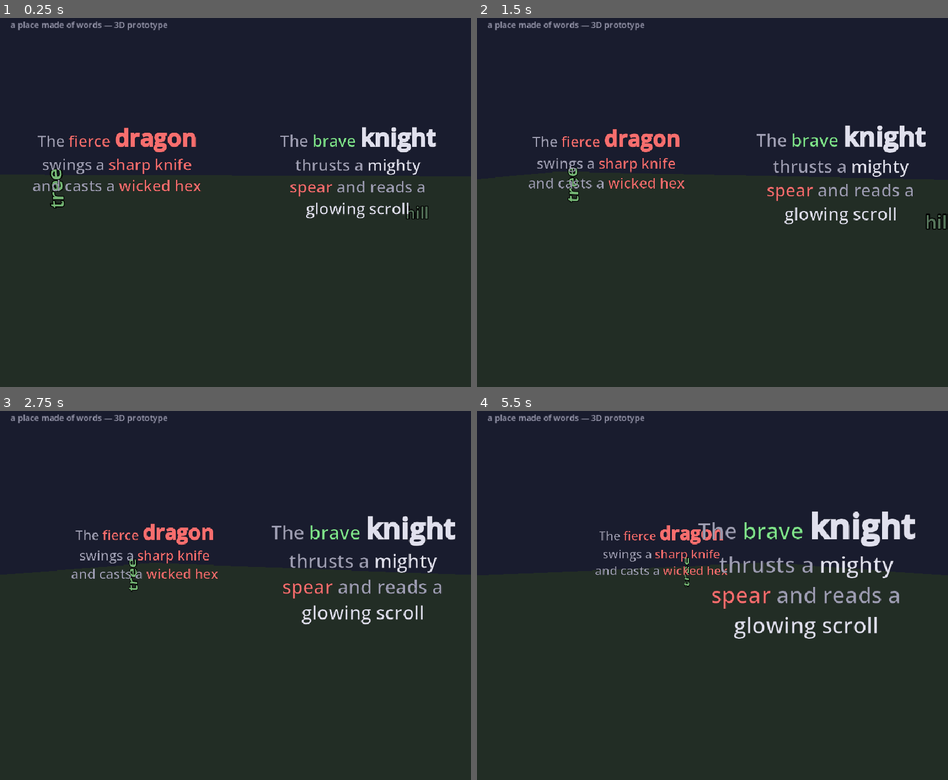
Above: before the commit, frames 1-4 (two rows, left to right).
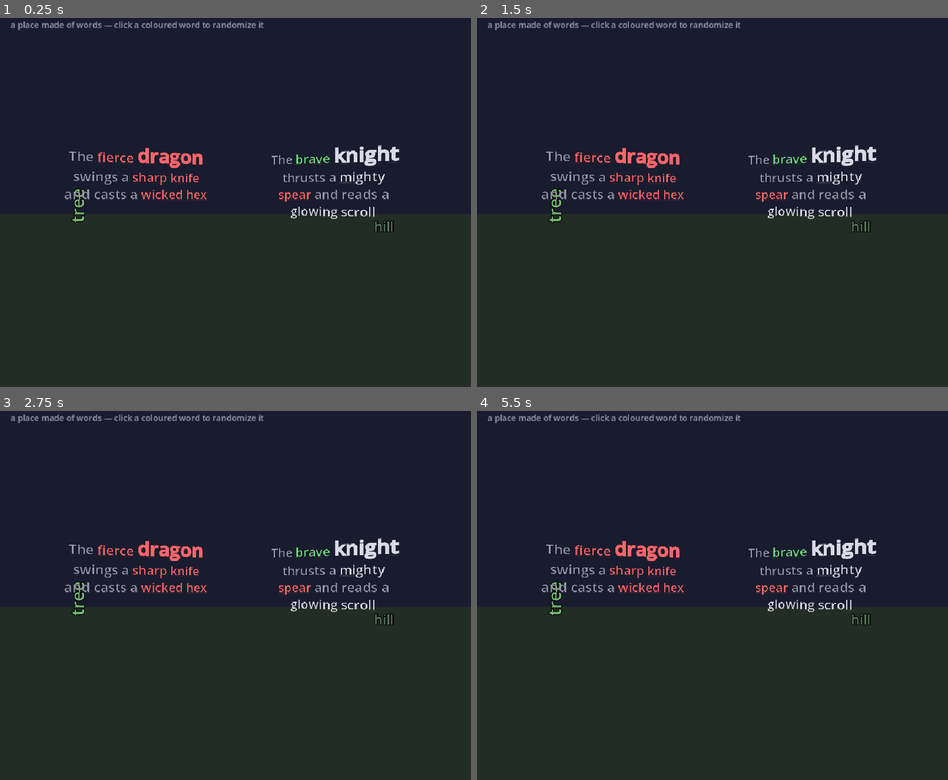
Above: after the commit, the same moments.

Repository: mattloper/wordbane
Game: Godot game, scene res://world.tscn
Two runs of this game, one before a commit and one after it. Both use one fixed random seed, a clock stepped at 60 frames per second and the inputs below. This scene is started directly instead of the project's main scene.
Inputs (mouse positions are in pixels of both pictures, inside the frame that each line leads up to):
- Up to frame 1 (0.25 s): no input
- Up to frame 2 (1.5 s): tap A at 0.5, 1.25 s; move the mouse to (816, 180) at 0.52 s; click (816, 180) at 0.67 s; drag from (618, 217) to (688, 272) at 1.27 s
- Up to frame 3 (2.75 s): tap A at 2 s; move the mouse to (282, 510) at 2.02 s; click (282, 510) at 2.17 s
- Up to frame 4 (5.5 s): tap A at 2.75, 3.5, 4.25 s; drag from (688, 665) to (571, 536) at 2.77 s; move the mouse to (853, 647) at 3.52 s; click (853, 647) at 3.67 s; drag from (571, 536) to (641, 495) at 4.27 s; move the mouse to (736, 591) at 5.02 s; click (736, 591) at 5.17 s

The runs differ from the first frame. In frame 1, 5.6% of the frame differs, in the area x 7-93%, y 0-59%; in frame 2, 5.5%; in frame 3, 5.6%; in frame 4, 6.1%, in the area x 13-94%, y 0-62%.

Commit message:
Extract shared WordStyle (DRY: dedupe sentiment colors across main.gd/world.gd); prototype clickable words in 3D world via [url] tags + Area3D raycast -> SubViewport input -> reroll

Diff:
--- a/game/main.gd
+++ b/game/main.gd
@@ -18,11 +18,6 @@
 const ST_BUSY := "busy"       # enemy acting / animating
 const ST_OVER := "over"       # battle finished
 
-const COLOR_POSITIVE := Color(0.40, 0.85, 0.45)
-const COLOR_NEGATIVE := Color(0.96, 0.36, 0.36)
-const COLOR_NEUTRAL := Color(0.80, 0.80, 0.85)
-const COLOR_FIXED := Color(0.55, 0.55, 0.62)
-
 var _rng := RandomNumberGenerator.new()
 var _pools: Dictionary = {}
 var _characters: Array = []
@@ -217,10 +212,10 @@
 
 func _banner_color() -> Color:
 	match _state:
-		ST_CHOOSE: return COLOR_POSITIVE
+		ST_CHOOSE: return WordStyle.POSITIVE
 		ST_TARGET: return Color(1.0, 0.85, 0.3)
-		ST_BUSY: return COLOR_NEGATIVE
-		_: return COLOR_NEUTRAL
+		ST_BUSY: return WordStyle.NEGATIVE
+		_: return WordStyle.NEUTRAL
 
 
 ## Render a character as a small sideways tree: the owner is the body (top),
@@ -269,13 +264,13 @@
 
 func _connector(glyph: String) -> Label:
 	var l := _label(glyph, 20)
-	l.add_theme_color_override("font_color", COLOR_FIXED)
+	l.add_theme_color_override("font_color", WordStyle.FIXED)
 	return l
 
 
 ## One word as a Button (when interactive) or Label, colored by sentiment.
 func _token_control(token: Dictionary, idx: int, tokens: Array, mode: String, font_size: int) -> Control:
-	var color := _sentiment_color(token)
+	var color := WordStyle.color_for(token)
 	var kind: String = token.get("kind", "")
 	var cb := Callable()
 	if mode == "items" and kind == GameLogic.KIND_ITEM:
@@ -299,20 +294,6 @@
 	lbl.add_theme_font_size_override("font_size", font_size)
 	lbl.add_theme_color_override("font_color", color)
 	return lbl
-
-
-func _sentiment_color(token: Dictionary) -> Color:
-	match token.get("kind", ""):
-		GameLogic.KIND_FIXED:
-			return COLOR_FIXED
-		_:
-			match token.get("sentiment", ""):
-				GameLogic.POSITIVE:
-					return COLOR_POSITIVE
-				GameLogic.NEGATIVE:
-					return COLOR_NEGATIVE
-				_:
-					return COLOR_NEUTRAL
 
 
 func _on_player_item_pressed(item_index: int) -> void:
--- /dev/null
+++ b/game/word_style.gd
@@ -0,0 +1,20 @@
+## Shared word styling, so every view colours words the same way.
+##
+## Both the 2D combat scene (main.gd) and the 3D world (world.gd) map a token's
+## sentiment to a colour identically; this is the single source of truth for that.
+class_name WordStyle
+extends RefCounted
+
+const POSITIVE := Color(0.45, 0.88, 0.50)
+const NEGATIVE := Color(0.97, 0.40, 0.42)
+const NEUTRAL := Color(0.85, 0.85, 0.90)
+const FIXED := Color(0.60, 0.60, 0.68)
+
+
+static func color_for(token: Dictionary) -> Color:
+	if token.get("kind", "") == GameLogic.KIND_FIXED:
+		return FIXED
+	match token.get("sentiment", ""):
+		GameLogic.POSITIVE: return POSITIVE
+		GameLogic.NEGATIVE: return NEGATIVE
+		_: return NEUTRAL
--- a/game/world.gd
+++ b/game/world.gd
@@ -1,43 +1,46 @@
-## World prototype (NOT the game yet) — 3D.
+## World prototype (NOT the game yet) — 3D, with clickable words.
 ##
-## A step toward "a place made of words". Each character is its *sentence*,
-## rendered by the normal 2D rich-text engine (so wrapping, spacing, per-word
-## colour and a bold owner all come for free) into an off-screen SubViewport,
-## then shown on a single Sprite3D billboard that always faces the camera. This
-## is much easier to tune than hand-placing each word in 3D: change the font size
-## or wrap width and the layout just works.
+## Each character is its *sentence*, rendered by the 2D rich-text engine into an
+## off-screen SubViewport and shown on a single quad in 3D (so layout/wrapping/
+## colour are free). Editable words are wrapped in [url] meta tags, and the quad
+## has an Area3D collider: a 3D click is mapped to the viewport's pixel and pushed
+## in as a synthetic mouse click, so RichTextLabel emits `meta_clicked`. Clicking
+## a word randomizes it (via GameLogic.reroll_token) to prove the loop end to end.
 ##
-## Scenery (a "tree", a "hill") are word-objects too. A slow camera orbit gives
-## depth / parallax. Purely visual — no combat yet.
+## Prototype simplification: the camera is static and each card is oriented once
+## to face it (no billboard), so the collider exactly matches what's drawn. Re-
+## enabling the orbiting camera will need the collider to track the billboard.
 ##
-## View it with:  godot --path game world.tscn
+## View it with:  godot --path game world.tscn  (then click the coloured words)
 extends Node3D
-
-const COLOR_POSITIVE := Color(0.50, 0.90, 0.55)
-const COLOR_NEGATIVE := Color(0.97, 0.43, 0.43)
-const COLOR_NEUTRAL := Color(0.88, 0.88, 0.93)
-const COLOR_FIXED := Color(0.62, 0.62, 0.70)
 
 const CARD_SIZE := Vector2i(440, 360)  # off-screen render resolution per character
 const CARD_FONT := 40
 const OWNER_FONT := 60
 const PIXEL_SIZE := 0.011             # world units per texture pixel (overall scale)
 
+var _rng := RandomNumberGenerator.new()
+var _pools: Dictionary = {}
 var _cam: Camera3D
-var _angle := 0.0
+var _hint: Label
 
 
 func _ready() -> void:
+	_rng.randomize()
+	get_viewport().physics_object_picking = true  # needed for Area3D mouse picking
+
 	_build_environment()
 	_cam = Camera3D.new()
 	_cam.fov = 58
+	_cam.position = Vector3(0, 1.9, 12)
 	add_child(_cam)
 	_cam.current = true
-	_place_camera()
+	_cam.look_at(Vector3(0, 1.9, 0), Vector3.UP)
 	_build_ground()
 	_add_scenery()
 
 	var bank := GameLogic.load_bank("res://data/word_bank.json")
+	_pools = bank.get("pools", {})
 	var chars: Array = bank.get("characters", [])
 	var enemy := _find(chars, "Dragon")
 	var player := _find(chars, "Knight")
@@ -46,42 +49,33 @@
 	if not player.is_empty():
 		_add_character(player.tokens, Vector3(3.4, 1.9, 0.0))
 
-	_add_caption("a place made of words — 3D prototype")
-
-
-func _process(delta: float) -> void:
-	_angle += delta * 0.18  # gentle orbit for depth / parallax
-	_place_camera()
-
-
-func _place_camera() -> void:
-	var r := 9.5
-	_cam.position = Vector3(sin(_angle) * r, 3.1, cos(_angle) * r)
-	_cam.look_at(Vector3(0, 1.7, 0), Vector3.UP)
-
-
-# --- characters: a sentence on a billboard -----------------------------------
-
-## Build the BBCode for a character's sentence: each word coloured by sentiment,
-## the owner bold and larger, all in natural reading order.
+	_add_overlay()
+
+
+# --- characters: a clickable sentence on a quad ------------------------------
+
+## BBCode for a sentence: each word coloured by sentiment, owner bold/large, and
+## every editable word wrapped in a [url=<token index>] so it can be clicked.
 func _sentence_bbcode(tokens: Array) -> String:
 	var parts: Array = []
-	for t in tokens:
-		var token: Dictionary = t
-		var hex := _sentiment_color(token).to_html(false)
+	for i in range(tokens.size()):
+		var token: Dictionary = tokens[i]
+		var kind: String = token.get("kind", "")
+		var hex := WordStyle.color_for(token).to_html(false)
 		var word: String = token.get("text", "")
-		var is_owner: bool = token.get("kind", "") == GameLogic.KIND_CREATURE \
-			and bool(token.get("is_owner", false))
-		if is_owner:
-			parts.append("[font_size=%d][b][color=#%s]%s[/color][/b][/font_size]"
-				% [OWNER_FONT, hex, word])
+		var styled: String
+		if kind == GameLogic.KIND_CREATURE and bool(token.get("is_owner", false)):
+			styled = "[font_size=%d][b][color=#%s]%s[/color][/b][/font_size]" % [OWNER_FONT, hex, word]
 		else:
-			parts.append("[color=#%s]%s[/color]" % [hex, word])
+			styled = "[color=#%s]%s[/color]" % [hex, word]
+		if kind in GameLogic.EDITABLE_KINDS:
+			styled = "[url=%d]%s[/url]" % [i, styled]
+		parts.append(styled)
 	return "[center]" + " ".join(parts) + "[/center]"
 
 
 func _add_character(tokens: Array, pos: Vector3) -> void:
-	# Off-screen viewport that renders the sentence as 2D rich text.
+	# Off-screen viewport renders the sentence as 2D rich text.
 	var sv := SubViewport.new()
 	sv.size = CARD_SIZE
 	sv.transparent_bg = true
@@ -94,16 +88,60 @@
 	rtl.size = CARD_SIZE
 	rtl.add_theme_font_size_override("normal_font_size", CARD_FONT)
 	rtl.text = _sentence_bbcode(tokens)
+	rtl.meta_clicked.connect(_on_word_clicked.bind(rtl, tokens))
 	sv.add_child(rtl)
 
-	# A single billboard that always faces the camera, textured by the viewport.
+	# A quad facing the (static) camera, textured by the viewport, plus a matching
+	# collider so we can pick words by raycast.
+	var root := Node3D.new()
+	root.position = pos
+	add_child(root)
+	root.look_at(2.0 * pos - _cam.global_position, Vector3.UP)  # +Z toward camera
+
 	var card := Sprite3D.new()
-	card.billboard = BaseMaterial3D.BILLBOARD_ENABLED
 	card.shaded = false
 	card.texture = sv.get_texture()
 	card.pixel_size = PIXEL_SIZE
-	card.position = pos
-	add_child(card)
+	root.add_child(card)
+
+	var w := CARD_SIZE.x * PIXEL_SIZE
+	var h := CARD_SIZE.y * PIXEL_SIZE
+	var area := Area3D.new()
+	var cs := CollisionShape3D.new()
+	var box := BoxShape3D.new()
+	box.size = Vector3(w, h, 0.1)
+	cs.shape = box
+	area.add_child(cs)
+	area.input_event.connect(_on_card_input.bind(root, sv, Vector2(w, h)))
+	root.add_child(area)
+
+
+## A 3D click on a card -> the viewport pixel under it -> a synthetic mouse click.
+func _on_card_input(_camera: Node, event: InputEvent, event_position: Vector3,
+		_normal: Vector3, _shape_idx: int, root: Node3D, sv: SubViewport, size: Vector2) -> void:
+	if not (event is InputEventMouseButton and event.pressed \
+			and event.button_index == MOUSE_BUTTON_LEFT):
+		return
+	var local := root.to_local(event_position)
+	var uv := Vector2(local.x / size.x + 0.5, 0.5 - local.y / size.y)
+	var pixel := Vector2(uv.x * CARD_SIZE.x, uv.y * CARD_SIZE.y)
+	for pressed in [true, false]:
+		var mb := InputEventMouseButton.new()
+		mb.button_index = MOUSE_BUTTON_LEFT
+		mb.position = pixel
+		mb.pressed = pressed
+		sv.push_input(mb)
+
+
+## Fired when a [url] word is clicked: randomize that word and redraw the card.
+func _on_word_clicked(meta: Variant, rtl: RichTextLabel, tokens: Array) -> void:
+	var idx := int(str(meta))
+	if idx < 0 or idx >= tokens.size():
+		return
+	var before: String = tokens[idx].get("text", "")
+	GameLogic.reroll_token(tokens[idx], _pools, _rng)
+	rtl.text = _sentence_bbcode(tokens)
+	_set_hint("clicked '%s' → '%s'" % [before, tokens[idx].get("text", "")])
 
 
 # --- scenery / environment ---------------------------------------------------
@@ -151,24 +189,26 @@
 	add_child(hill)
 
 
-func _add_caption(text: String) -> void:
+func _add_overlay() -> void:
 	var layer := CanvasLayer.new()
-	var l := Label.new()
-	l.text = text
-	l.position = Vector2(20, 16)
-	l.add_theme_font_size_override("font_size", 16)
-	l.add_theme_color_override("font_color", COLOR_FIXED)
-	layer.add_child(l)
+	var caption := Label.new()
+	caption.text = "a place made of words — click a coloured word to randomize it"
+	caption.position = Vector2(20, 16)
+	caption.add_theme_font_size_override("font_size", 16)
+	caption.add_theme_color_override("font_color", WordStyle.FIXED)
+	layer.add_child(caption)
+
+	_hint = Label.new()
+	_hint.position = Vector2(20, 40)
+	_hint.add_theme_font_size_override("font_size", 16)
+	_hint.add_theme_color_override("font_color", WordStyle.NEUTRAL)
+	layer.add_child(_hint)
 	add_child(layer)
 
 
-func _sentiment_color(token: Dictionary) -> Color:
-	if token.get("kind", "") == GameLogic.KIND_FIXED:
-		return COLOR_FIXED
-	match token.get("sentiment", ""):
-		GameLogic.POSITIVE: return COLOR_POSITIVE
-		GameLogic.NEGATIVE: return COLOR_NEGATIVE
-		_: return COLOR_NEUTRAL
+func _set_hint(text: String) -> void:
+	if _hint:
+		_hint.text = text
 
 
 func _find(chars: Array, name: String) -> Dictionary:
Not shown, added: game/word_style.gd.uid
